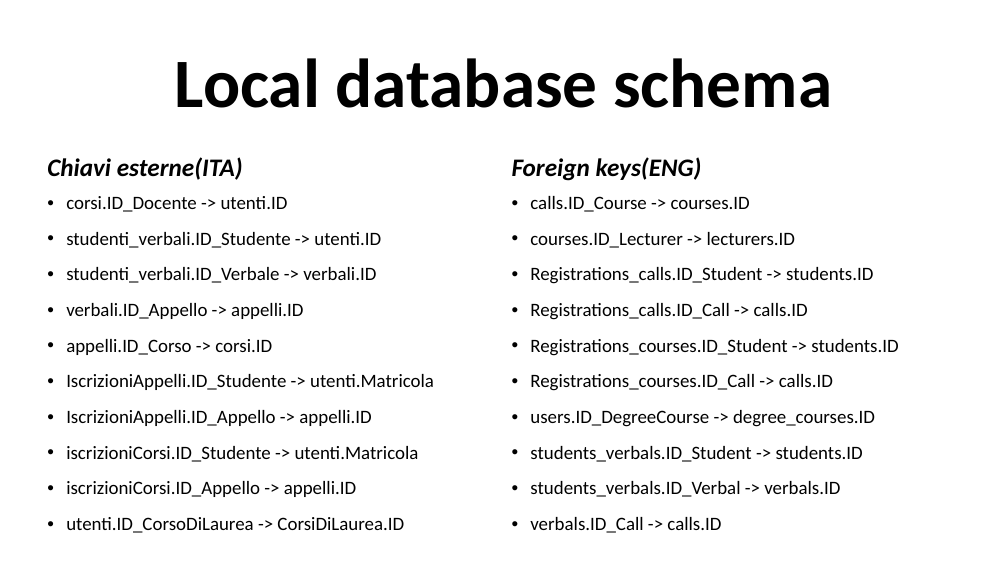
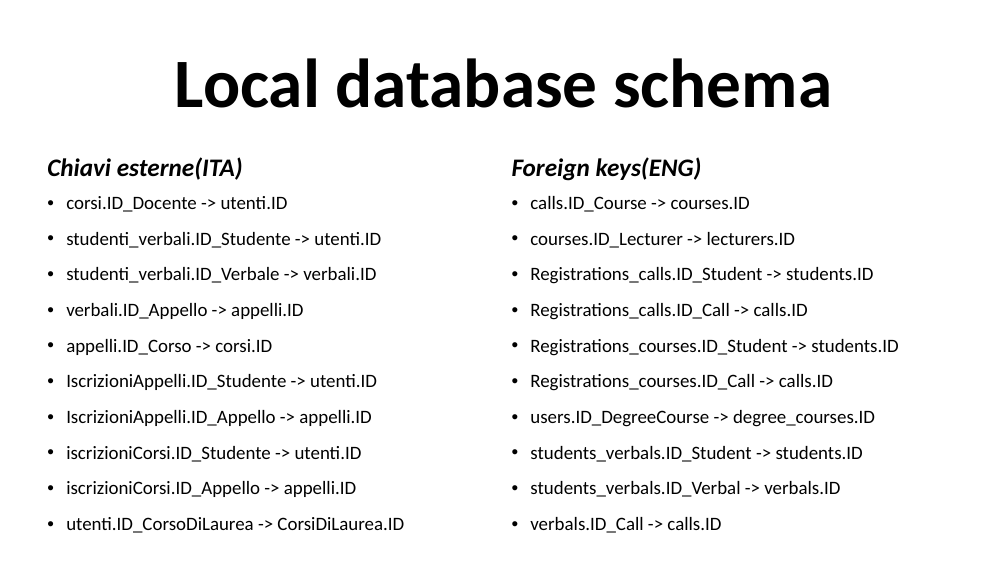
Before and after one commit to LucaTosetti01/ProgettoTIW, a slide deck: slide 13 of PresentazioneProgetto.pptx. Drawn at 1008x567 pixels with LibreOffice and Linux fonts; fonts in the diff are those of the drawing. Boxes give left, top, right and bottom in pixels: in the first picture for what was removed or moved away, otherwise in the second. Text is boxed around its words. In the diff, an @@ line names an element or a change of style, - is before the commit and + after.

```diff
--- a/PresentazioneProgetto.pptx
+++ b/PresentazioneProgetto.pptx
@@ text at [66, 374, 377, 390]: text changed @@
-• IscrizioniAppelli.ID_Studente -> utenti.Matricola
+• IscrizioniAppelli.ID_Studente -> utenti.ID
@@ text at [66, 446, 362, 462]: text changed @@
-• iscrizioniCorsi.ID_Studente -> utenti.Matricola
+• iscrizioniCorsi.ID_Studente -> utenti.ID
```
Also in this commit, not shown: 6 other slides changed, 6 slides added, 4 other files.
